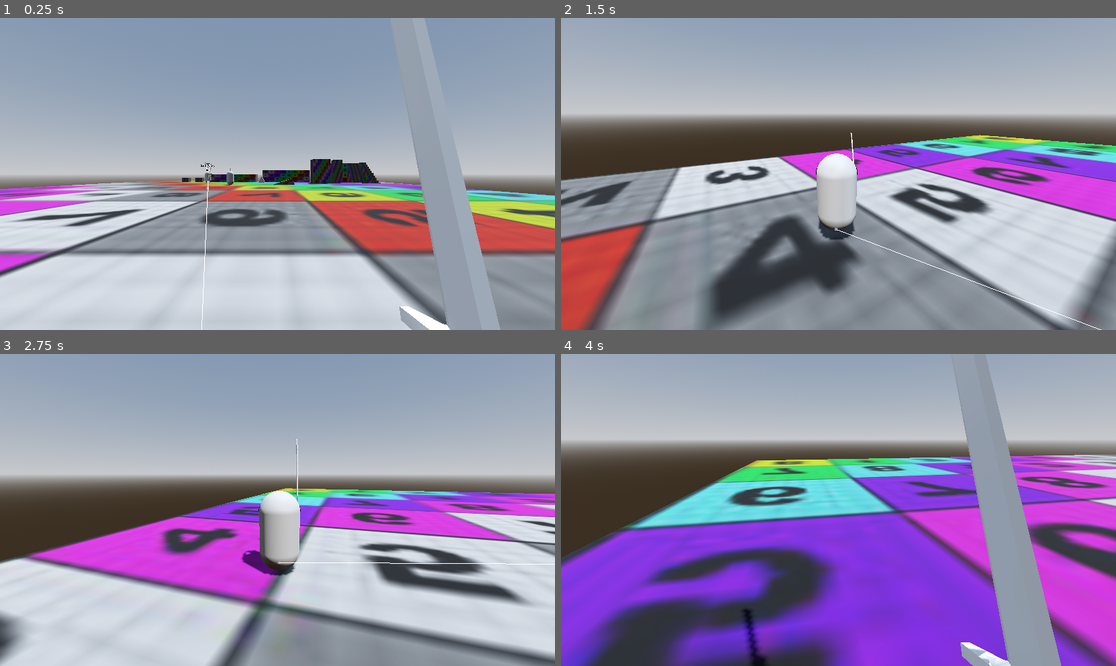
Above: before the commit, frames 1-4 (two rows, left to right).
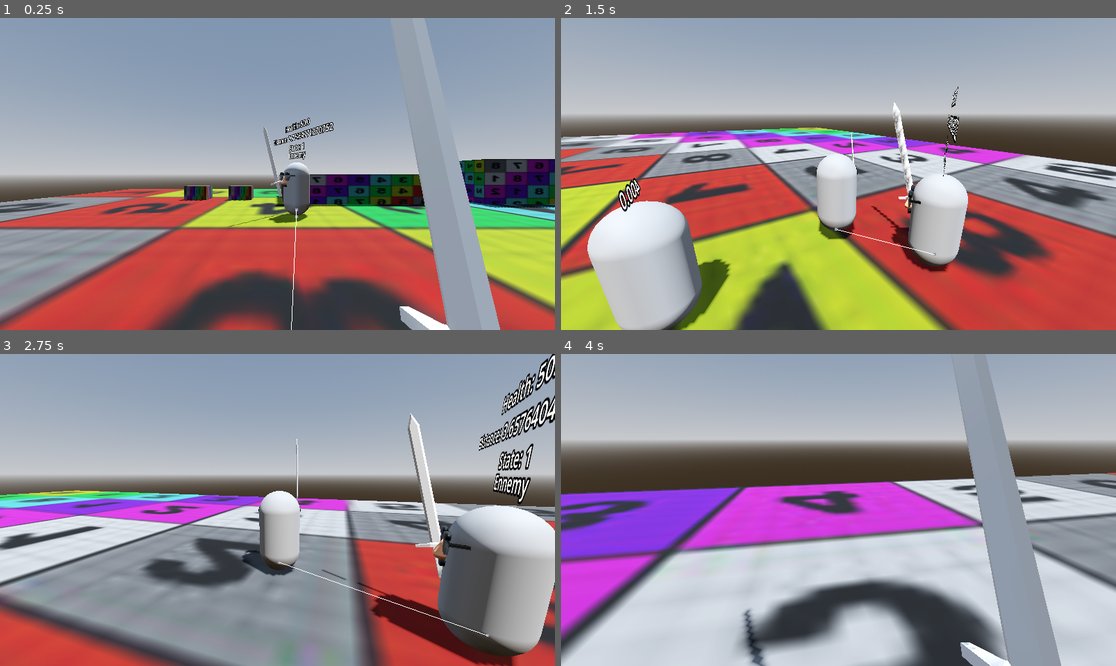
Above: after the commit, the same moments.

Repository: SamTheSagace/DonjonCrawler
Game: Godot game, scene res://scenes/game.tscn
The game is run twice, just before and just after one commit, with the same random seed, the same clock (stepped at 60 frames per second) and the same inputs.
Inputs (mouse positions are in pixels of both pictures, inside the frame that each line leads up to):
- Up to frame 1 (0.25 s): no input
- Up to frame 2 (1.5 s): move the mouse to (960, 158) at 0.52 s; hold Right (right) 0.53-1.28 s; tap Middle mouse button (camera) at 0.6 s; click (960, 158) at 0.67 s; tap Space (jump) at 0.77 s; move the mouse to (810, 174) at 1.27 s; hold W (forward) from 1.28 s (still down); click (810, 174) at 1.35 s
- Up to frame 3 (2.75 s): keep holding W (forward); tap Space (jump) at 1.52 s; move the mouse to (288, 503) at 2.02 s; hold Ctrl (sneak) from 2.03 s (still down)
- Up to frame 4 (4 s): keep holding W (forward); move the mouse to (832, 516) at 2.77 s; release Ctrl (sneak) at 2.78 s; tap Alt (sprint) at 2.85 s; tap Space (jump) at 3.02, 3.77 s; move the mouse to (877, 513) at 3.52 s; tap Middle mouse button (camera) at 3.6 s

The runs differ from the first frame. In frame 1, 45% of the frame differs, in the area x 0-100%, y 31-100%; in frame 2, 59%, in the area x 0-100%, y 22-100%; in frame 3, 51%; in frame 4, 56%.

Commit message:
added attack

Diff:
--- a/Components/Characters/NPCs/Ennemy1/enemy_base.gd
+++ b/Components/Characters/NPCs/Ennemy1/enemy_base.gd
@@ -45,6 +45,11 @@
 			nav_agent.distance_to_target(),
 			current_state
 		]
+		#%Info.text = "Health: %s\nDif: %s\nRotation: %s" % [
+			#health.health,
+			#abs(target_rotation - self.rotation.y),
+			#self.rotation.y,
+		#]
 	nav_agent.set_target_position(player.global_position)
 	next_nav_point = nav_agent.get_next_path_position()
 	dir_global= (next_nav_point - global_position).normalized()
@@ -69,12 +74,13 @@
 	if abs(nav_agent.distance_to_target()) < 2:
 		input_dir = Vector3(0,0,0)
 		current_state = EnemyState.ATTACK
-	#print(nav_agent.distance_to_target())
 	pass
 
 func _attack_state():
 	var target = (next_nav_point - self.global_position).normalized()
 	target_rotation = atan2(-target.x, -target.z)
+	if abs(target_rotation-self.rotation.y) <=.1:
+		emit_signal("attackInput")
 	if abs(nav_agent.distance_to_target()) > 5:
 		current_state = EnemyState.CHASE
 	pass
--- a/Components/Characters/player/Player.tscn
+++ b/Components/Characters/player/Player.tscn
@@ -121,6 +121,7 @@
 transform = Transform3D(1, 0, 0, 0, 0.9659255, 0.25881895, 0, -0.25881895, 0.9659255, 0.5, 0, -0.5)
 
 [node name="WorldModelAnimation" type="AnimationPlayer" parent="WorldModel/body/Hand" node_paths=PackedStringArray("weaponManager")]
+unique_name_in_owner = true
 libraries = {
 &"": SubResource("AnimationLibrary_6r5ir")
 }
@@ -185,3 +186,5 @@
 [node name="Movement" type="Node3D" parent="." node_paths=PackedStringArray("player")]
 script = ExtResource("9_305y5")
 player = NodePath("..")
+
+[connection signal="animation_finished" from="WorldModel/body/Hand/WorldModelAnimation" to="WorldModel/body/Hand/WorldModelAnimation" method="_on_animation_finished"]
--- a/Components/Objects/weapon_manager/Animations/model_anim.gd
+++ b/Components/Objects/weapon_manager/Animations/model_anim.gd
@@ -1,4 +1,5 @@
 extends AnimationPlayer
+class_name WorldHandAnimation
 
 @export var weaponManager : WeaponManager
 # Called when the node enters the scene tree for the first time.
@@ -16,6 +17,9 @@
 		else:
 			play("sword_slash")
 
-# Called every frame. 'delta' is the elapsed time since the previous frame.
+func _on_animation_finished(anim_name: StringName) -> void:
+	pass # Replace with function body.
+
+
 func _process(delta: float) -> void:
 	pass
--- a/Components/Objects/weapon_manager/MeleeWeapon.gd
+++ b/Components/Objects/weapon_manager/MeleeWeapon.gd
@@ -7,9 +7,12 @@
 func _ready() -> void:
 	hurtbox.hit_Hitbox.connect(_on_hit_Hitbox)
 	#pass # Replace with function body.
-#
 
+var is_attacking := false
 
-# Called every frame. 'delta' is the elapsed time since the previous frame.
-func _process(delta: float) -> void:
-	pass
+func set_attacking(value:bool) -> void:
+	is_attacking = value
+
+func _on_hit_Hitbox(hitbox):
+	if is_attacking :
+		emit_signal("hit_Hitbox", hitbox)
--- a/Components/Objects/weapon_manager/weapon_manager.gd
+++ b/Components/Objects/weapon_manager/weapon_manager.gd
@@ -6,22 +6,28 @@
 @export var weapon_resource: WeaponResource
 @export var view_model_container: Node3D
 @export var world_model_container: Node3D
+var world_hand_anim: WorldHandAnimation
 
 var melee_instance : MeleeWeapon
 var ranged_instance : WeaponBase
 
 signal attack_Animation(weapon_ressource)
+signal isAttacking(bool)
 
-func update_weapon_model(weapon: WeaponBase) -> void:
-	if weapon_resource != null:
-		if view_model_container and weapon_resource.view_model:
-			view_model_container.add_child(weapon_resource.view_model.instantiate())
-		if world_model_container and weapon_resource.world_model:
-			weapon = weapon_resource.world_model.instantiate()
+func update_weapon_model(weapon) -> void:
+	if view_model_container and weapon_resource.view_model:
+		view_model_container.add_child(weapon_resource.view_model.instantiate())
+	if world_model_container and weapon_resource.world_model:
+		weapon = weapon_resource.world_model.instantiate()
+		if weapon is MeleeWeapon:
 			weapon.hit_Hitbox.connect(attack_Hit)
-			world_model_container.add_child(weapon)
+			isAttacking.connect(weapon.set_attacking)
+		world_model_container.add_child(weapon)
 
 func _ready() -> void:
+	if %WorldModelAnimation:
+			world_hand_anim = %WorldModelAnimation
+			world_hand_anim.animation_finished.connect(finish_attack)
 	if(character):
 		character.attackInput.connect(_on_attackInput)
 	if weapon_resource != null:
@@ -33,8 +39,13 @@
 func _process(delta):
 	pass
 
+func finish_attack(value:String):
+	print(value)
+	emit_signal("isAttacking", false)
+
 func _on_attackInput():
 	if(weapon_resource):
+		emit_signal("isAttacking", true)
 		emit_signal("attack_Animation", weapon_resource)
 
 func attack_Hit(hitbox):
--- a/scenes/game.tscn
+++ b/scenes/game.tscn
@@ -38,7 +38,7 @@
 environment = SubResource("Environment_pr20v")
 
 [node name="Player" parent="." instance=ExtResource("1_m7e2g")]
-transform = Transform3D(1, 0, 0, 0, 1, 0, 0, 0, 1, -12.511, 0, 35.806744)
+transform = Transform3D(1, 0, 0, 0, 1, 0, 0, 0, 1, -26.113739, 0, 7.2112103)
 
 [node name="Dummy" parent="." instance=ExtResource("10_vtaks")]
 transform = Transform3D(-4.371139e-08, 0, 1, 0, 1, 0, -1, 0, -4.371139e-08, -19.234, 0, 6.621)
Not shown, added: Components/Objects/weapon_manager/Weapon.gd.uid
Not shown, added: .gitignore
